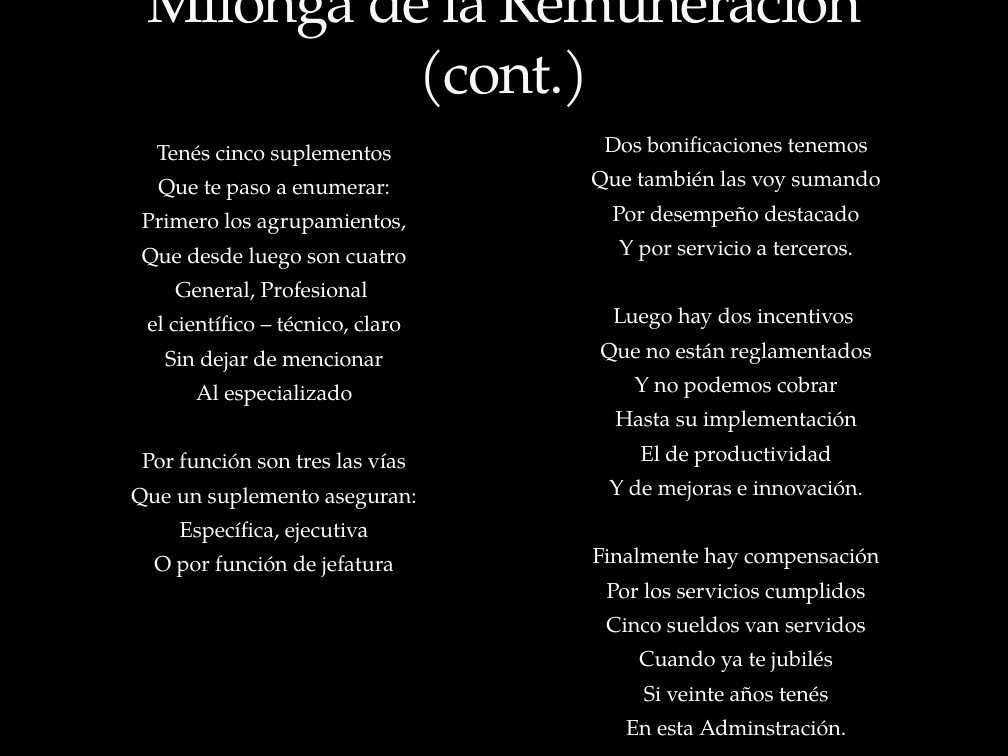
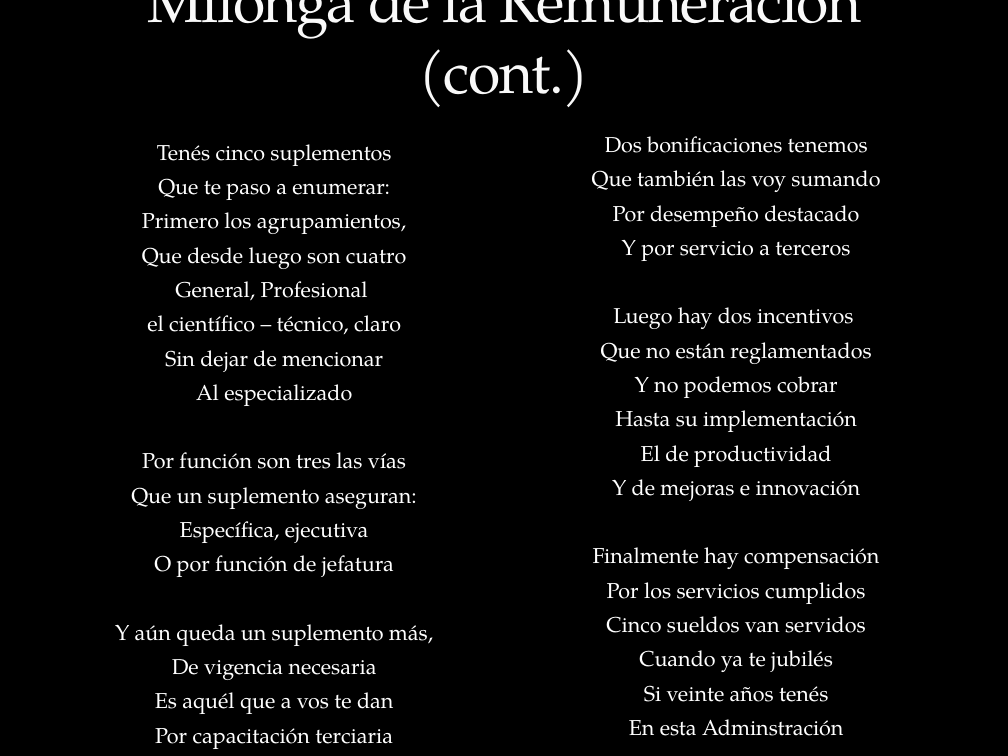
Before and after one commit to MTEySS/concursos, a slide deck: slide 26 of contenidos/otros/capacitacion_ate/capacitacion_ate-empleo_publico.pptx (slide 25 before the commit). Drawn at 1008x756 pixels with LibreOffice and Linux fonts; fonts in the diff are those of the drawing; background and template pictures are left out. Boxes give left, top, right and bottom in pixels: in the first picture for what was removed or moved away, otherwise in the second. Text is boxed around its words. In the diff, an @@ line names an element or a change of style, - is before the commit and + after.

```diff
--- a/contenidos/otros/capacitacion_ate/capacitacion_ate-empleo_publico.pptx
+++ b/contenidos/otros/capacitacion_ate/capacitacion_ate-empleo_publico.pptx
@@ text at (622,240,850,261): text changed @@
-Y por servicio a terceros.
+Y por servicio a terceros
@@ text at (612,479,861,501): text changed @@
-Y de mejoras e innovación.
+Y de mejoras e innovación
@@ text at (115,624,433,749): paragraphs added @@
+Y aún queda un suplemento más,
+De vigencia necesaria
+Es aquél que a vos te dan
+Por capacitación terciaria
@@ text at (626,719,846,736): text changed @@
-En esta Adminstración.
+En esta Adminstración
```
Also in this commit, not shown: 1 other slide changed, 2 other files.
